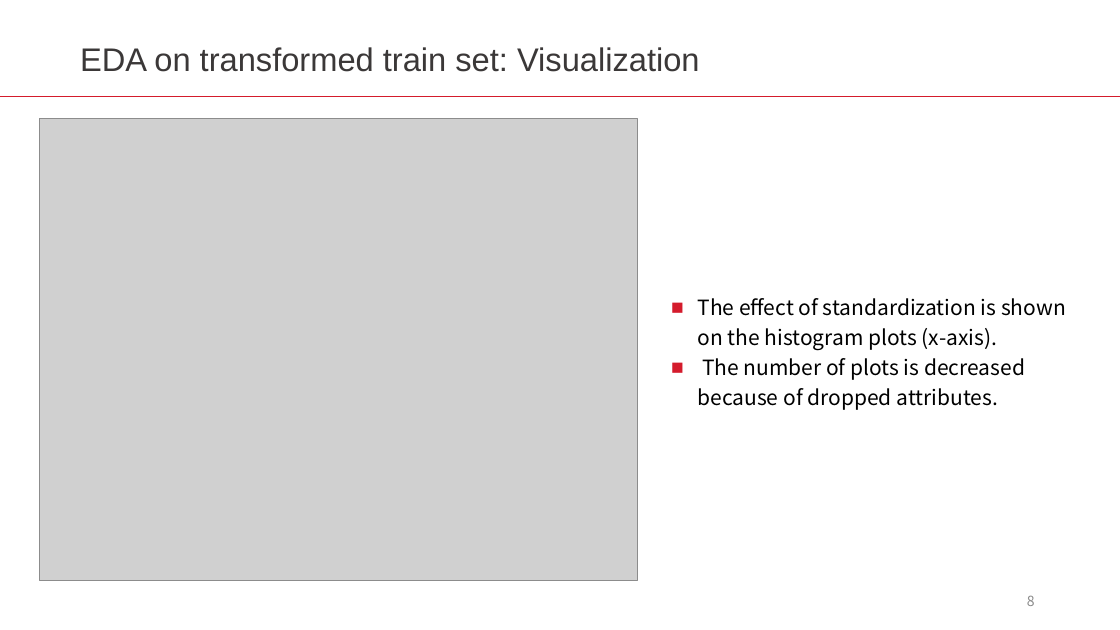
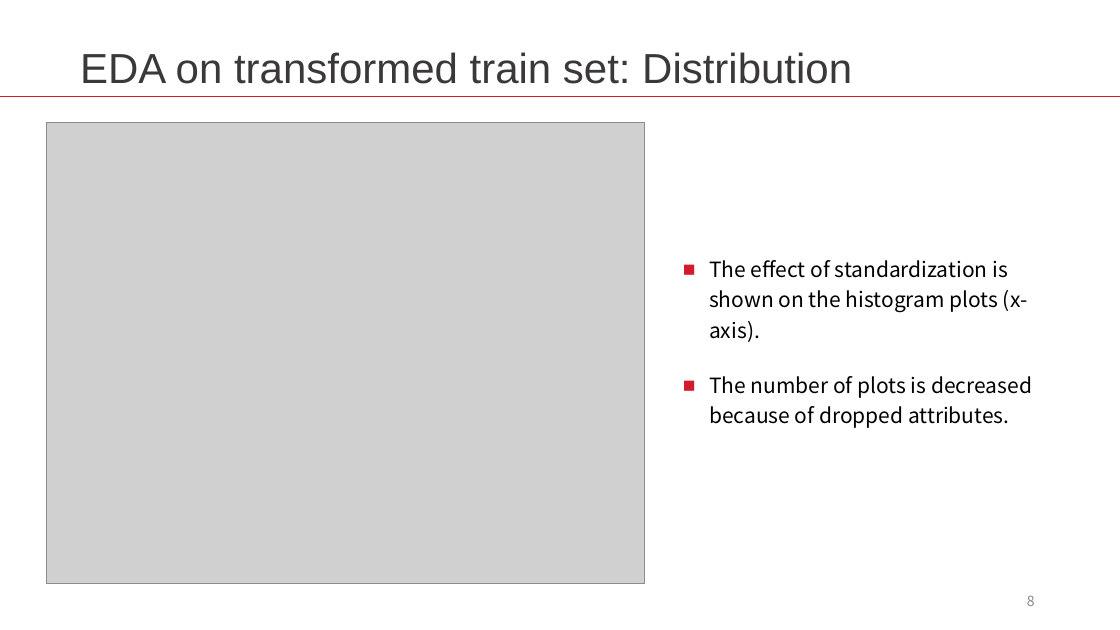
Before and after one commit to LiyangSong/Advertisement-CTR-Prediction, a slide deck: slide 8 of submissions/phase2/prep.pptx. Drawn at 1120x630 pixels with LibreOffice and Linux fonts; fonts in the diff are those of the drawing; grey boxes stand for pictures. Boxes give left, top, right and bottom in pixels: in the first picture for what was removed or moved away, otherwise in the second. Text is boxed around its words. In the diff, an @@ line names an element or a change of style, - is before the commit and + after.

```diff
--- a/submissions/phase2/prep.pptx
+++ b/submissions/phase2/prep.pptx
@@ text at (80, 52, 852, 84): text changed; size 28 to 36 pt @@
-EDA on transformed train set: Visualization
+EDA on transformed train set: Distribution
@@ picture: place and size @@
-picture at (39, 118, 638, 580)
+picture at (46, 123, 644, 584)
@@ text "The effect of standardization is ...": place and size @@
-text "The effect of standardization is ..." at (697, 298, 1066, 410)
+text "The effect of standardization is ..." at (709, 260, 1028, 342)
@@ text at (697, 358, 1025, 410): paragraph removed @@
-■ The number of plots is decreased because of dropped attributes.
@@ text added at (709, 376, 1032, 428), 18 pt, text #000000 @@
+■ The number of plots is decreased because of dropped attributes.
```
Also in this commit, not shown: 9 other slides changed, 3 other files.
